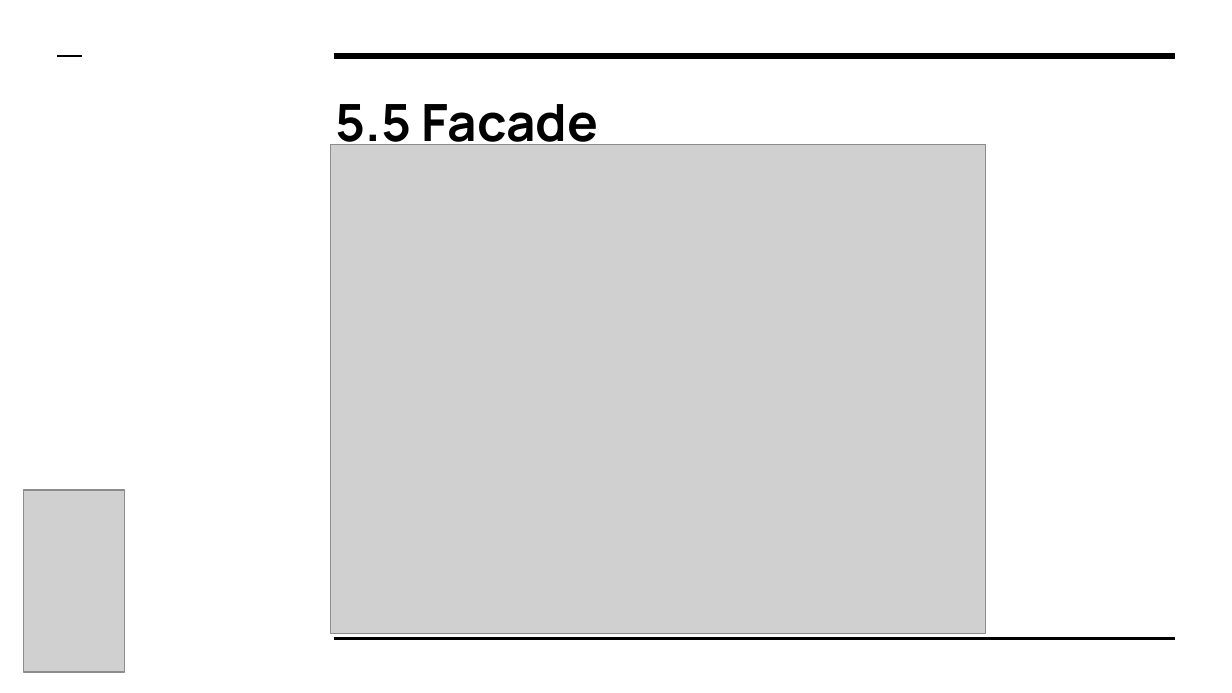
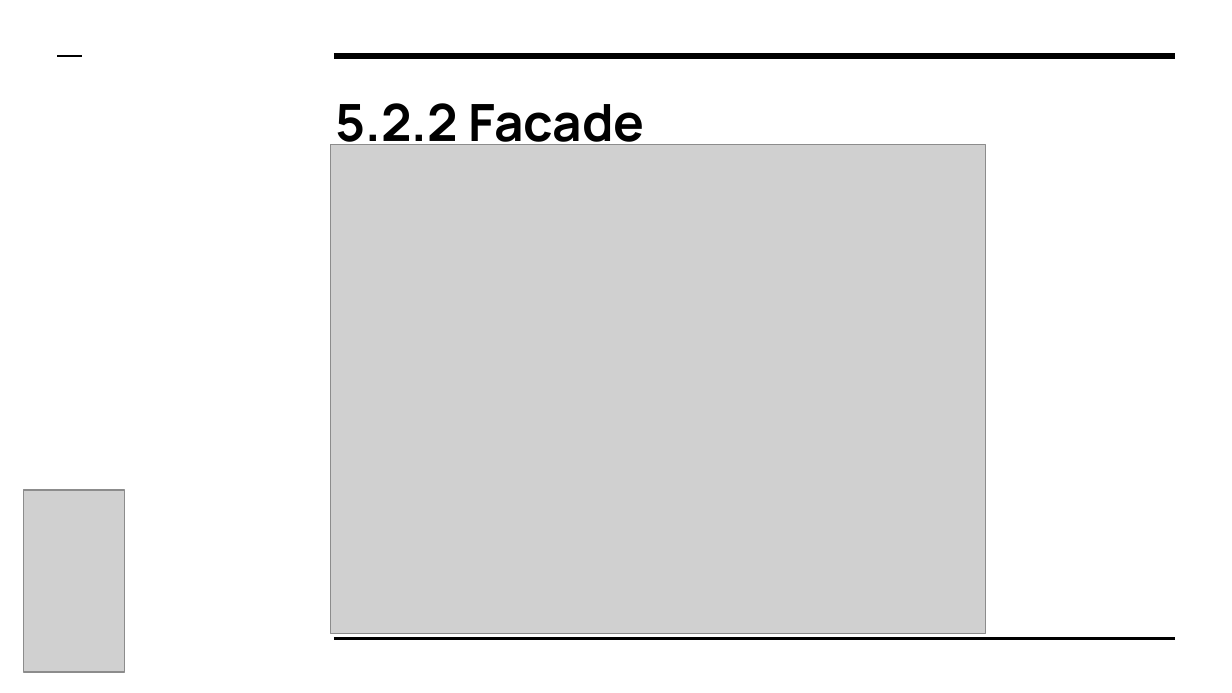
Before and after one commit to miguelbravo7/Exposicion_DP, a slide deck: slide 36 of Presentacion.pptx (slide 35 before the commit). Drawn at 1232x693 pixels with LibreOffice and Linux fonts; fonts in the diff are those of the drawing; grey boxes stand for pictures. Boxes give left, top, right and bottom in pixels: in the first picture for what was removed or moved away, otherwise in the second. Text is boxed around its words. In the diff, an @@ line names an element or a change of style, - is before the commit and + after.

```diff
--- a/Presentacion.pptx
+++ b/Presentacion.pptx
@@ title at box(336, 103, 645, 155): text changed @@
-5.5 Facade
+5.2.2 Facade
```
Also in this commit, not shown: 5 other slides changed, 9 slides added.
